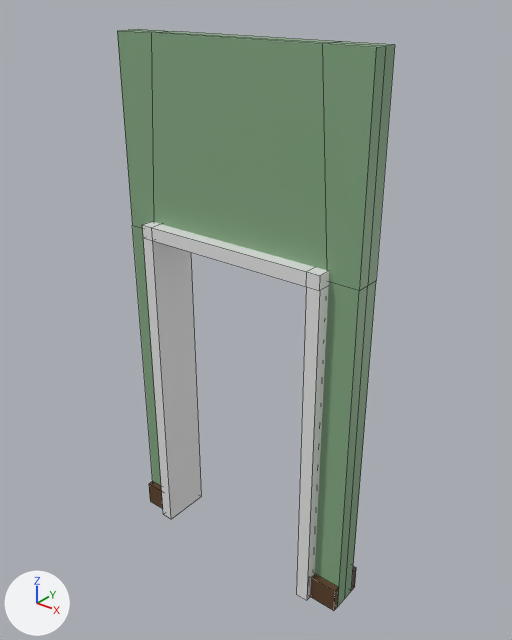
The FBX model Assets/Models/Architecture/Hospital/4m/h_wall_1_doorFrame_4.fbx, before and after one commit.
Before and after are seen from a 50 mm lens placed at (2.97, -3.56, 4.33), pointed at (0.05, 0.09, 2.07). The axes (+X, +Y, +Z) are drawn at lower left. The lights are the same throughout. Mesh edges are drawn as thin lines. Where no turn or scale is listed for an object, it has been applied to the vertices.

Objects in the first picture: 'Cube', 'DoorFrame'.
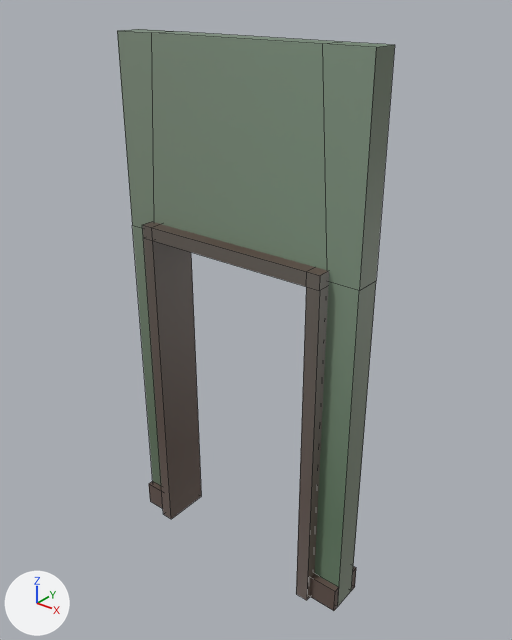
Where the change shows, as pixel boxes [x1, y1, x2, y2] in the pictures (512 x 640 px):
```json
{"object": "DoorFrame", "change": "recoloured, surface changed", "before": [142, 222, 329, 600], "after": [142, 222, 329, 600]}
{"part": 2, "of": "me_cube_002", "change": "cut back", "before": [120, 29, 395, 606], "after": [120, 29, 395, 606]}
{"part": 3, "of": "me_cube_002", "change": "recoloured", "before": [117, 31, 376, 587], "after": [117, 31, 376, 587], "on screen": "green to grey"}
{"part": 4, "of": "me_cube_002", "change": "recoloured", "before": [149, 481, 354, 611], "after": [149, 481, 354, 611]}
```

Scene script edits in JSON lines:
```json
{"op": "add", "block": "img_hospital_atlas_png", "code": ["img_hospital_atlas_png = load_image('Hospital Atlas.png', '../../../../Materials - Textures/Hospital Atlas.png', 8, 8, 'sRGB')"]}
{"op": "add", "block": "mat_matte", "code": ["mat_matte = principled_material('Matte')", "mat_matte.texture = img_hospital_atlas_png"]}
{"block": "me_cube_003", "where": "me_cube_003.from_pydata(...)  # 24 vertices, 22 faces; spans x -0.78..0.78, y -0.2..0.2, z 0.0..2.7"}
{"block": "me_cube_003", "where": "# used by ob_doorframe; location = (0.0, 0.0, 0.0)"}
{"block": "me_cube_003", "change": "me_cube_003 part 1: texture (UV) coordinates of 22 of 22 faces, centred in x -0.78..0.78, y -0.2..0.2, z 0.0..2.7, changed; they spanned u 0.0..0.93, v 0.0..1.0 and now span u 0.3..0.34, v 0.78..0.83"}
{"op": "add", "block": "me_cube_003", "code": "me_cube_003.materials.append(mat_matte)  # picture img_hospital_atlas_png"}
{"block": "me_cube_002", "where": "# used by ob_cube; location = (0.0, 0.0, 0.0)"}
{"op": "remove", "block": "me_cube_002", "code": "me_cube_002.from_pydata(...)  # 64 vertices, 40 faces; spans x -1.0..1.0, y -0.15..0.15, z 0.0..4.0"}
{"op": "add", "block": "me_cube_002", "code": "me_cube_002.from_pydata(...)  # 56 vertices, 33 faces; spans x -1.0..1.0, y -0.15..0.15, z 0.0..4.0"}
{"block": "me_cube_002", "change": "me_cube_002 part 2"}
{"block": "me_cube_002", "change": "8 vertices are removed from x -1.0..1.0, y 0.0, z 0.0..4.0"}
{"block": "me_cube_002", "change": "14 faces are deleted"}
{"block": "me_cube_002", "change": "7 new faces join them"}
{"block": "me_cube_002", "change": "me_cube_002 part 3: 10 faces spanning x -1.0..1.0, y -0.1..0.1, z 0.0..4.0 switch from mat_wall1_001 (green #83a882) to mat_matte (picture img_hospital_atlas_png)"}
{"block": "me_cube_002", "change": "me_cube_002 part 4: 16 faces spanning x -1.0..1.0, y -0.15..0.15, z 0.0..0.2 switch from mat_wall2_001 (brown #5d4026) to mat_matte (picture img_hospital_atlas_png)"}
```
